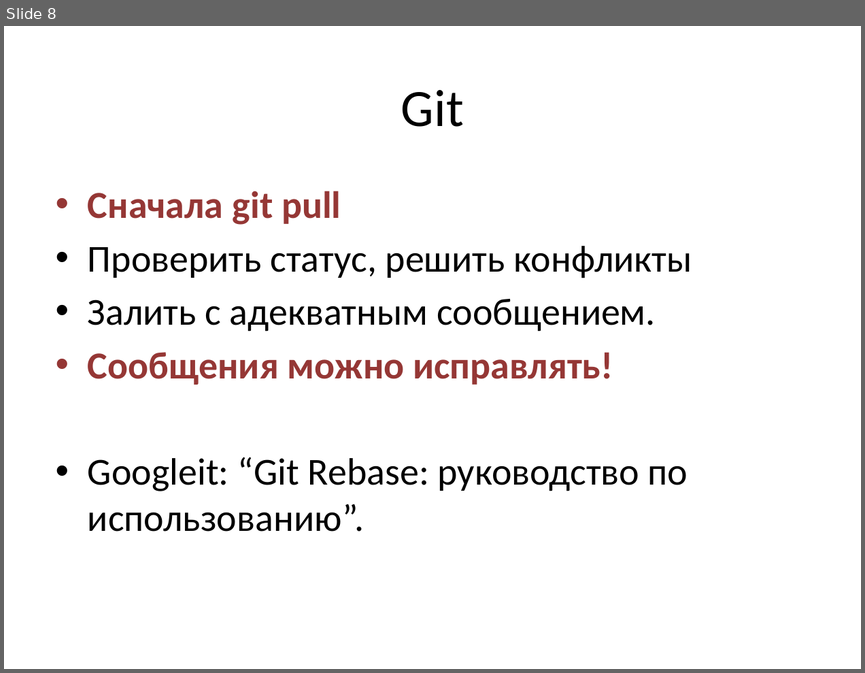
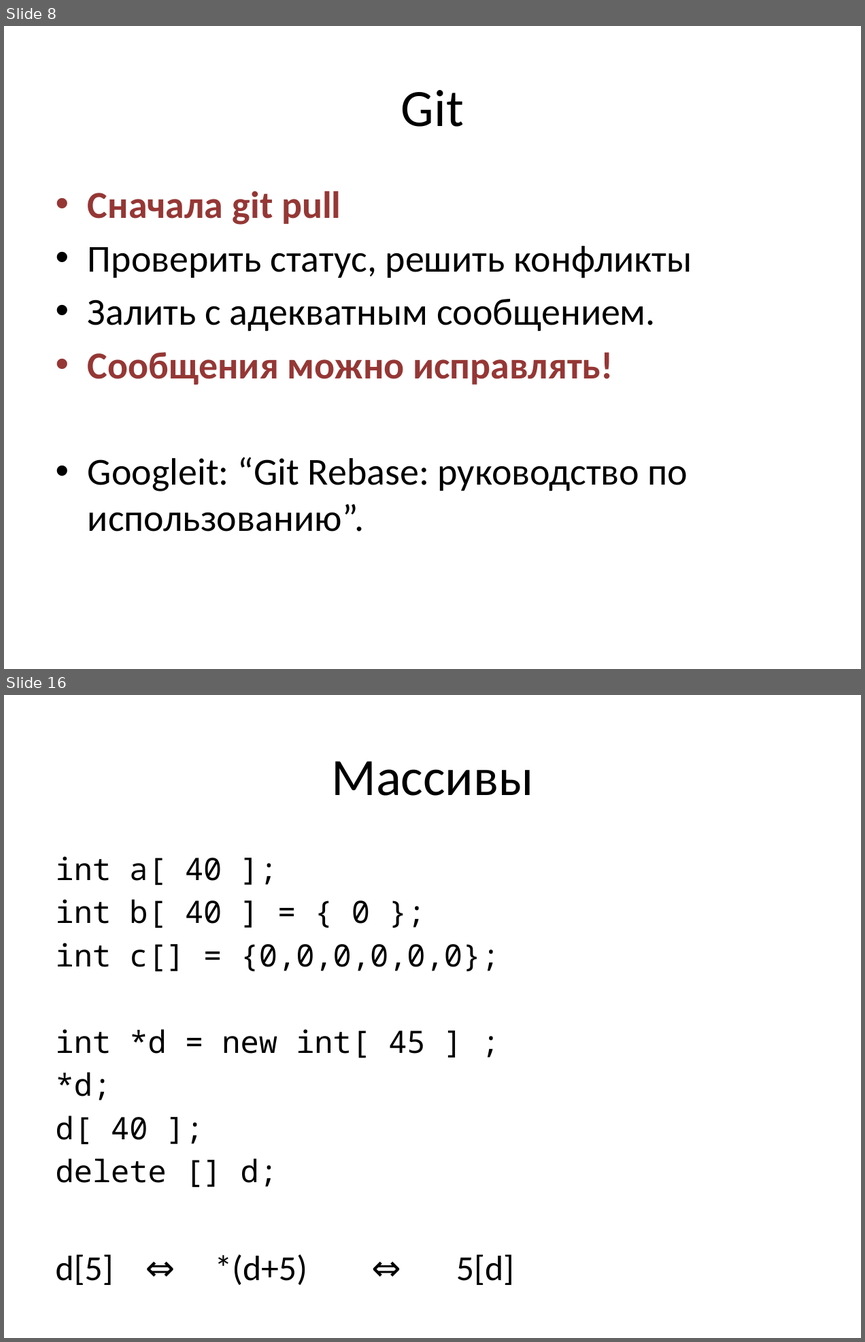
Before and after one commit to tscherkas/cpp_craft_1013, a slide deck: lections/cpp_craft_lec_1_part_1.pptx. Shown one above the other, each under a label of ours: slide 8 before the commit, slides 8 and 16 after it; the slides between them are not shown. The pictures are 865x673 and 865x1342 pixels, drawn with LibreOffice and Linux fonts; fonts in the diff are those of the drawing. Boxes give left, top, right and bottom in pixels: in the first picture for what was removed or moved away, otherwise in the second. Text is boxed around its words. In the diff, an @@ line names an element or a change of style, - is before the commit and + after.

```diff
--- a/lections/cpp_craft_lec_1_part_1.pptx
+++ b/lections/cpp_craft_lec_1_part_1.pptx
@@ slide 16 added at <box>4,695,861,1338</box>, background #FFFFFF @@
@@ title added at <box>331,761,533,796</box>, 44 pt, text #000000 @@
+Массивы
@@ text added at <box>56,856,514,1285</box>, 25.9 pt, text #000000 @@
+int a[ 40 ];
+int b[ 40 ] = { 0 };
+int c[] = {0,0,0,0,0,0};
+int *d = new int[ 45 ] ;
+*d;
+d[ 40 ];
+delete [] d;
+d[5] ⇔ *(d+5) ⇔ 5[d]
```
Also in this commit, not shown: 17 other slides added.
